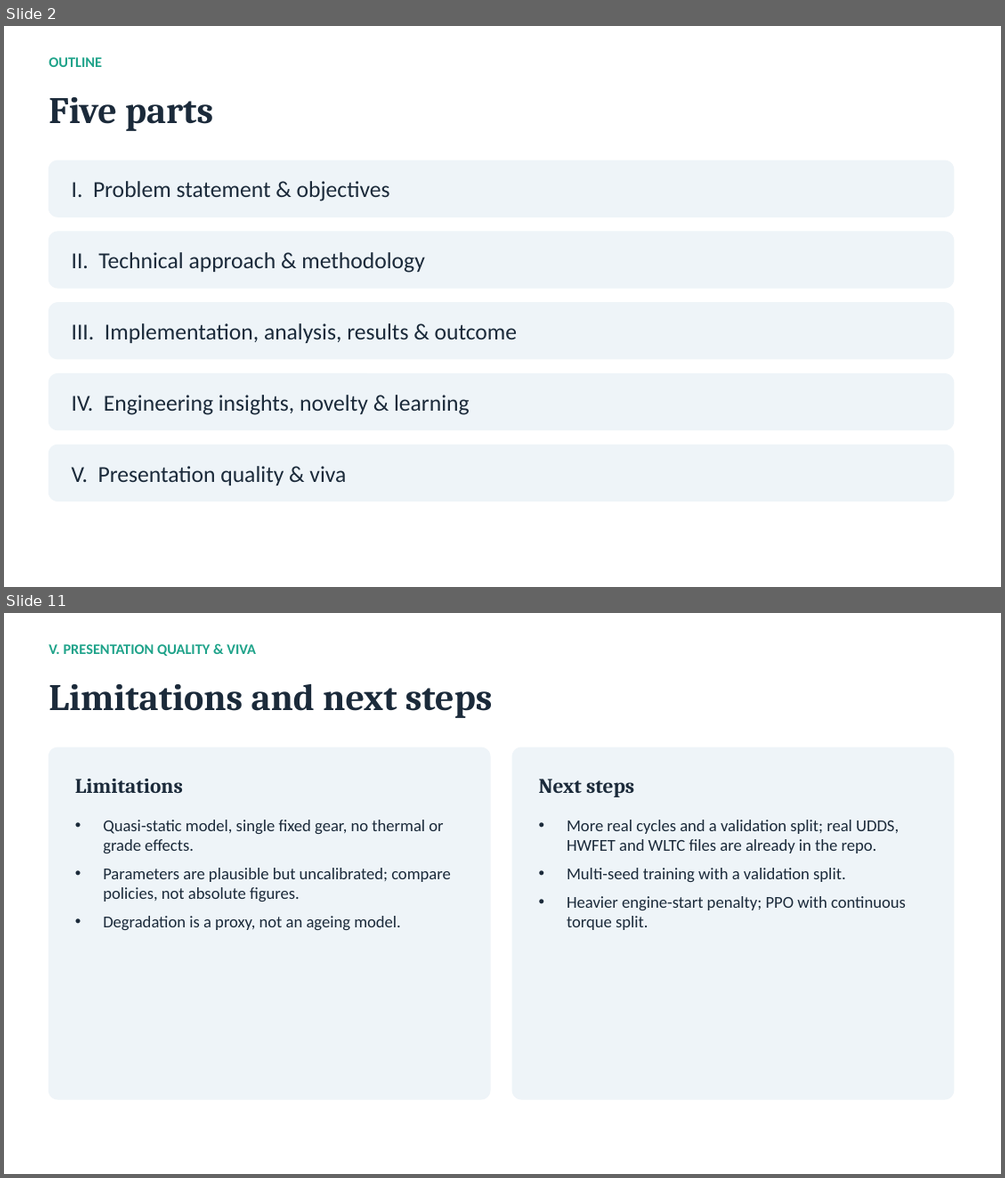
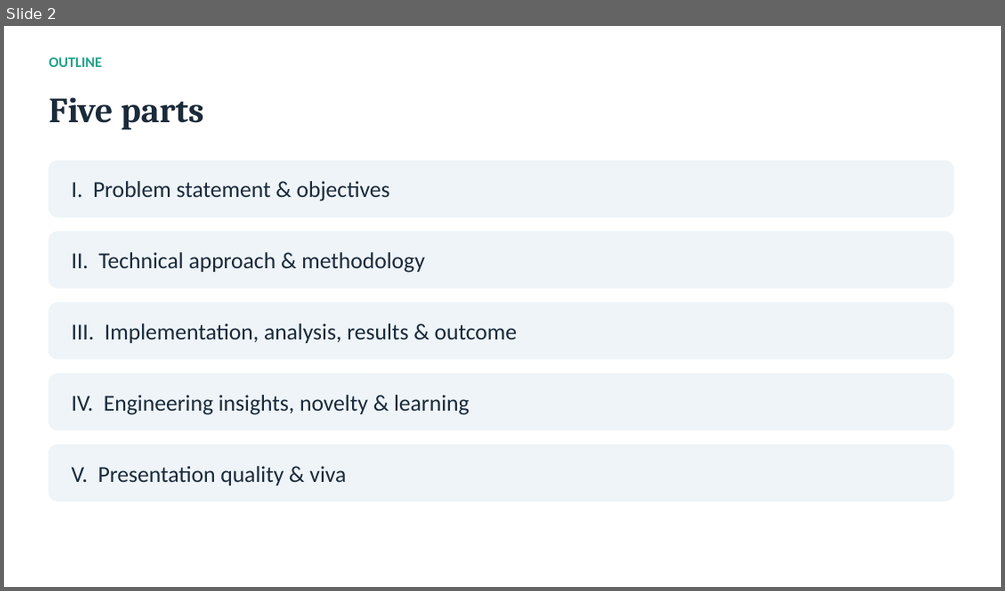
Before and after one commit to Uchihakamal1816/hev-torque-split-drl, a slide deck: HEV_Torque_Split_RL.pptx. Shown one above the other, each under a label of ours: slides 2 and 11 before the commit, slide 2 after it; the slides between them are not shown. The pictures are 1005x1178 and 1005x591 pixels, drawn with LibreOffice and Linux fonts; fonts in the diff are those of the drawing. Boxes give left, top, right and bottom in pixels: in the first picture for what was removed or moved away, otherwise in the second. Text is boxed around its words. In the diff, an @@ line names an element or a change of style, - is before the commit and + after.

```diff
--- a/HEV_Torque_Split_RL.pptx
+++ b/HEV_Torque_Split_RL.pptx
@@ slide 11 removed at (x1=4, y1=613, x2=1001, y2=1174), background #FFFFFF @@
@@ text removed at (x1=48, y1=644, x2=256, y2=656) @@
-V. PRESENTATION QUALITY & VIVA
@@ text removed at (x1=48, y1=684, x2=493, y2=718) @@
-Limitations and next steps
@@ rounded rectangle removed at (x1=48, y1=747, x2=490, y2=1099) @@
@@ rounded rectangle removed at (x1=512, y1=747, x2=954, y2=1099) @@
@@ text removed at (x1=75, y1=779, x2=183, y2=793) @@
-Limitations
@@ text removed at (x1=539, y1=779, x2=634, y2=797) @@
-Next steps
@@ text removed at (x1=103, y1=819, x2=451, y2=930) @@
-• Quasi-static model, single fixed gear, no thermal or grade effects.
-• Parameters are plausible but uncalibrated; compare policies, not absolute figures.
-• Degradation is a proxy, not an ageing model.
@@ text removed at (x1=566, y1=819, x2=906, y2=930) @@
-• More real cycles and a validation split; real UDDS, HWFET and WLTC files are already in the repo.
-• Multi-seed training with a validation split.
-• Heavier engine-start penalty; PPO with continuous torque split.
@@ slide 2 changed as well @@
@@ text "Five parts" at (x1=48, y1=97, x2=204, y2=130): size 36 to 34 pt @@
```
Also in this commit, not shown: 4 other slides changed, 10 slides added, 7 other slides removed, 47 other files.
